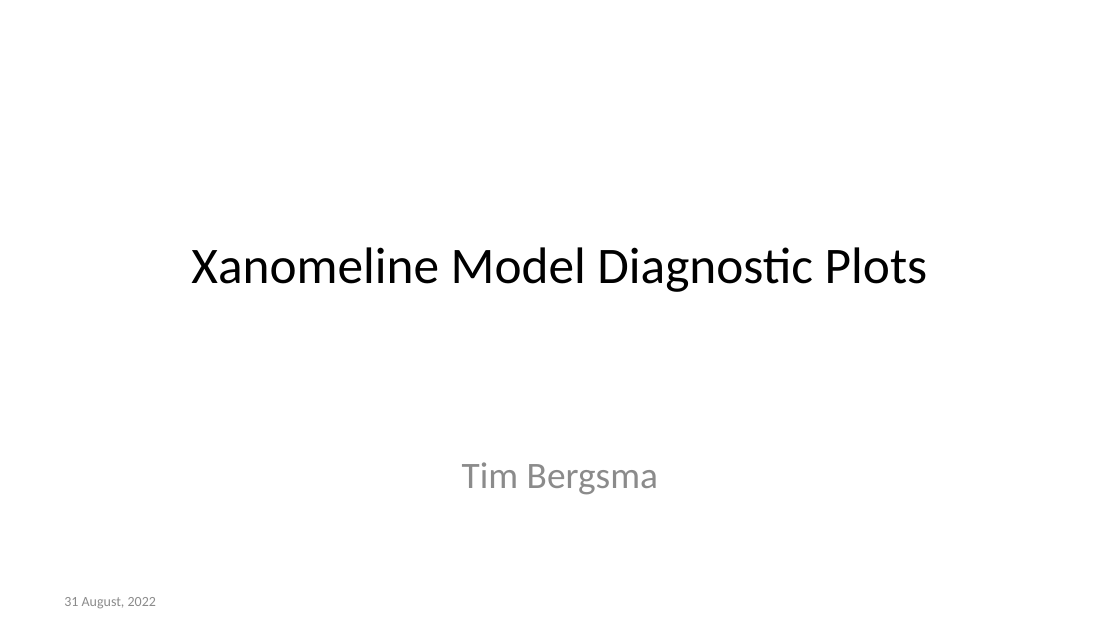
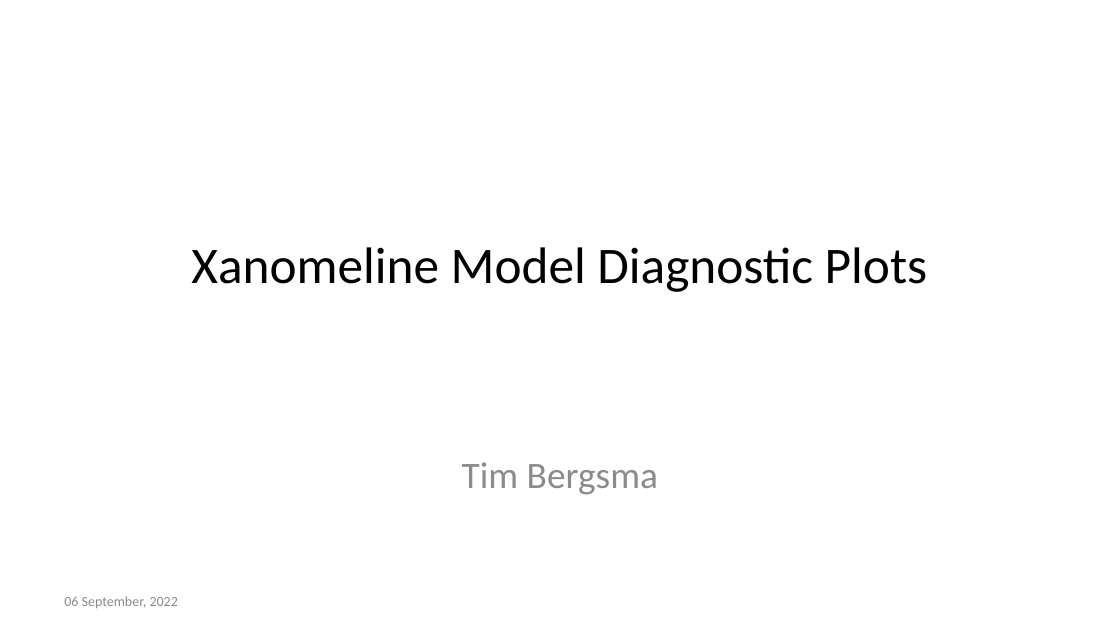
Before and after one commit to bergsmat/yamlet, a slide deck: slide 1 of inst/extdata/modeling/diagnostics.pptx. Drawn at 1120x630 pixels with LibreOffice and Linux fonts; fonts in the diff are those of the drawing. Boxes give left, top, right and bottom in pixels: in the first picture for what was removed or moved away, otherwise in the second. Text is boxed around its words. In the diff, an @@ line names an element or a change of style, - is before the commit and + after.

```diff
--- a/inst/extdata/modeling/diagnostics.pptx
+++ b/inst/extdata/modeling/diagnostics.pptx
@@ text at (64,596,178,608): text changed @@
-31 August, 2022
+06 September, 2022
```
Also in this commit, not shown: 1 other slide changed, 1 slide added, 37 other files.
